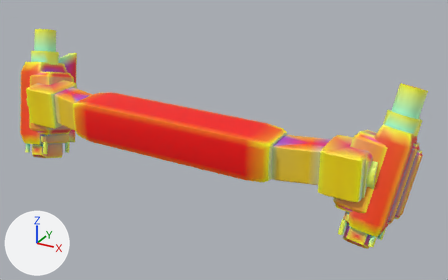
One commit to the glTF model models/parts/llm_gen_waist_ordnance_034_2d5273.glb: the scene before it, then after it.
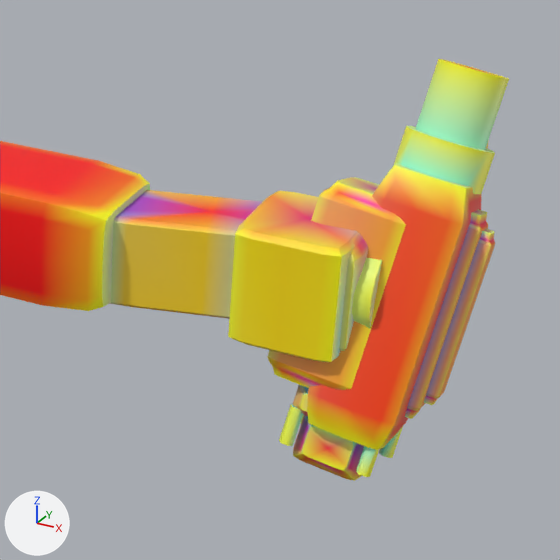
The first picture shows the older version from a camera (50 mm lens) standing at (46.5, -56.7, 36.2) and looking at (4.6, 19.5, -1.9). The close-ups show the older and then the newer version on the part from 51% to 100% of the width and 21% to 100% of the height of that picture. Only the edits that show in the close-ups are written down. Arrows for +X, +Y and +Z are at lower left; the lights stay in place. Vertices at exactly the same position are counted once.

Before the edit, the objects in view are built like this:
```python
ob_adapter_sub_led_bezel_dark_6_adapter_dark_r = bpy.data.objects.new('adapter_sub_led_bezel_dark_6_adapter_dark_r', me_adapter_sub_led_bezel_dark_6_adapter_dark_r)
ob_adapter_sub_led_bezel_dark_6_adapter_dark_r.location = (0.0, 0.0, 0.0)
ob_adapter_waist_swivel_r = bpy.data.objects.new('adapter_waist_swivel_r', me_adapter_waist_swivel_r)
ob_adapter_waist_swivel_r.location = (0.0, 0.0, 0.0)
ob_charge_led_bar_7_optic_cyan_r = bpy.data.objects.new('charge_led_bar_7_optic_cyan_r', me_charge_led_bar_7_optic_cyan_r)
ob_charge_led_bar_7_optic_cyan_r.location = (0.0, 0.0, 0.0)
ob_holster_adapter_cradle_0_adapter_dark_r = bpy.data.objects.new('holster_adapter_cradle_0_adapter_dark_r', me_holster_adapter_cradle_0_adapter_dark_r)
ob_holster_adapter_cradle_0_adapter_dark_r.location = (0.0, 0.0, 0.0)
ob_holster_guard_gold_3_gold_r = bpy.data.objects.new('holster_guard_gold_3_gold_r', me_holster_guard_gold_3_gold_r)
ob_holster_guard_gold_3_gold_r.location = (0.0, 0.0, 0.0)
ob_saber_hilt_pommel_5_gold_r = bpy.data.objects.new('saber_hilt_pommel_5_gold_r', me_saber_hilt_pommel_5_gold_r)
ob_saber_hilt_pommel_5_gold_r.location = (0.0, 0.0, 0.0)
# also in view: 'adapter_waist_rear_yoke_dark' at (0.0, 12.8, 0.8); 'adapter_sub_saber_collar_dark_4_adapter_dark_r' at (30.8, 19.6, 6.0); 'adapter_waist_arm_r' at (20.6, 14.2, 0.5); 'holster_sheath_housing_1_titanium_silver_r' at (29.8, 17.2, -1.3); 'adapter_graft_waist_coupling_dark_8_adapter_dark_r' at (25.6, 15.3, 0.2)
```
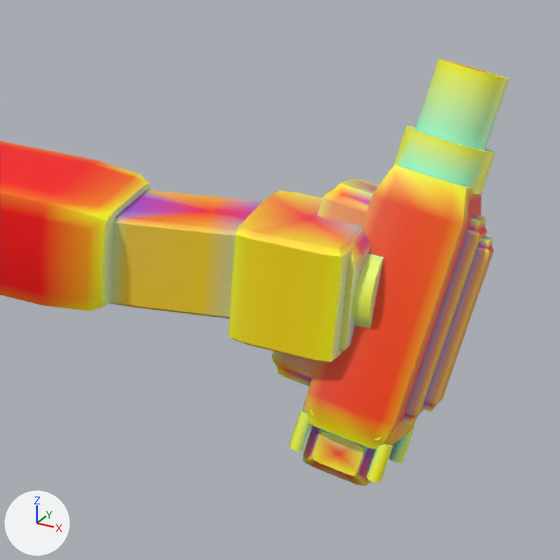
What differs and where, as boxes (x1, y1, x2, y2) in the close-ups (560 x 560 px):
'holster_adapter_cradle_0_adapter_dark_r', moved: before (267, 177, 406, 390); after (272, 179, 379, 386)
'holster_guard_gold_3_gold_r', moved: before (279, 385, 403, 481); after (289, 394, 417, 486)
'adapter_sub_led_bezel_dark_6_adapter_dark_r', moved: before (405, 209, 488, 419); after (404, 215, 487, 424)
'charge_led_bar_7_optic_cyan_r', moved: before (424, 229, 495, 405); after (422, 236, 494, 412)
part 1 of me_adapter_waist_swivel_r, recoloured: (258, 194, 356, 363) in both

Patch to the scene script:
```diff
--- a/models/parts/llm_gen_waist_ordnance_034_2d5273.glb.py
+++ b/models/parts/llm_gen_waist_ordnance_034_2d5273.glb.py
@@ me_adapter_waist_swivel_r @@
 me_adapter_waist_swivel_r.from_pydata(...)  # 58 vertices, 112 faces; spans x 22.5..28.3, y 11.8..18.2, z -2.96..3.36
 # used by ob_adapter_waist_swivel_r; location = (0.0, 0.0, 0.0)
+# me_adapter_waist_swivel_r part 1: 55 faces centred in x 22.6..28.3, y 11.91..18.2, z -2.96..3.36 are repainted in the vertex colours, in many colours
 me_adapter_waist_swivel_r.materials.append(mat_defaultmaterial_007)
@@ me_holster_adapter_cradle_0_adapter_dark_r @@
 # used by ob_holster_adapter_cradle_0_adapter_dark_r; location = (0.0, 0.0, 0.0)
-me_holster_adapter_cradle_0_adapter_dark_r.from_pydata(...)  # 114 vertices, 224 faces; spans x 24.32..30.39, y 12.33..20.82, z -6.54..5.2
+me_holster_adapter_cradle_0_adapter_dark_r.from_pydata(...)  # 114 vertices, 224 faces; spans x 24.34..30.41, y 12.99..21.48, z -6.86..4.88
+# me_holster_adapter_cradle_0_adapter_dark_r part 2: the whole mesh is moved by (0.02, 0.65, -0.32)
 me_holster_adapter_cradle_0_adapter_dark_r.materials.append(mat_defaultmaterial_014)
@@ me_holster_guard_gold_3_gold_r @@
 # used by ob_holster_guard_gold_3_gold_r; location = (0.0, 0.0, 0.0)
-me_holster_guard_gold_3_gold_r.from_pydata(...)  # 284 vertices, 544 faces; spans x 25.28..30.93, y 12.1..18.69, z -10.92..-5.1
+me_holster_guard_gold_3_gold_r.from_pydata(...)  # 284 vertices, 544 faces; spans x 25.88..31.53, y 11.91..18.5, z -10.95..-5.13
+# me_holster_guard_gold_3_gold_r part 3: the whole mesh is moved by (0.6, -0.19, -0.03)
 me_holster_guard_gold_3_gold_r.materials.append(mat_defaultmaterial_020)
@@ me_adapter_sub_led_bezel_dark_6_adapter_dark_r @@
 # used by ob_adapter_sub_led_bezel_dark_6_adapter_dark_r; location = (0.0, 0.0, 0.0)
-me_adapter_sub_led_bezel_dark_6_adapter_dark_r.from_pydata(...)  # 114 vertices, 224 faces; spans x 30.61..33.47, y 14.2..20.26, z -6.92..4.27
+me_adapter_sub_led_bezel_dark_6_adapter_dark_r.from_pydata(...)  # 114 vertices, 224 faces; spans x 30.59..33.45, y 14.2..20.26, z -7.24..3.95
+# me_adapter_sub_led_bezel_dark_6_adapter_dark_r part 4: the whole mesh is moved by (-0.02, 0.0, -0.32)
 me_adapter_sub_led_bezel_dark_6_adapter_dark_r.materials.append(mat_defaultmaterial_026)
@@ me_charge_led_bar_7_optic_cyan_r @@
 # used by ob_charge_led_bar_7_optic_cyan_r; location = (0.0, 0.0, 0.0)
-me_charge_led_bar_7_optic_cyan_r.from_pydata(...)  # 114 vertices, 224 faces; spans x 31.38..34.01, y 15.05..19.42, z -5.98..3.32
+me_charge_led_bar_7_optic_cyan_r.from_pydata(...)  # 114 vertices, 224 faces; spans x 31.35..33.98, y 15.05..19.42, z -6.39..2.91
+# me_charge_led_bar_7_optic_cyan_r part 5: the whole mesh is moved by (-0.03, 0.0, -0.41)
 me_charge_led_bar_7_optic_cyan_r.materials.append(mat_defaultmaterial_028)
```
